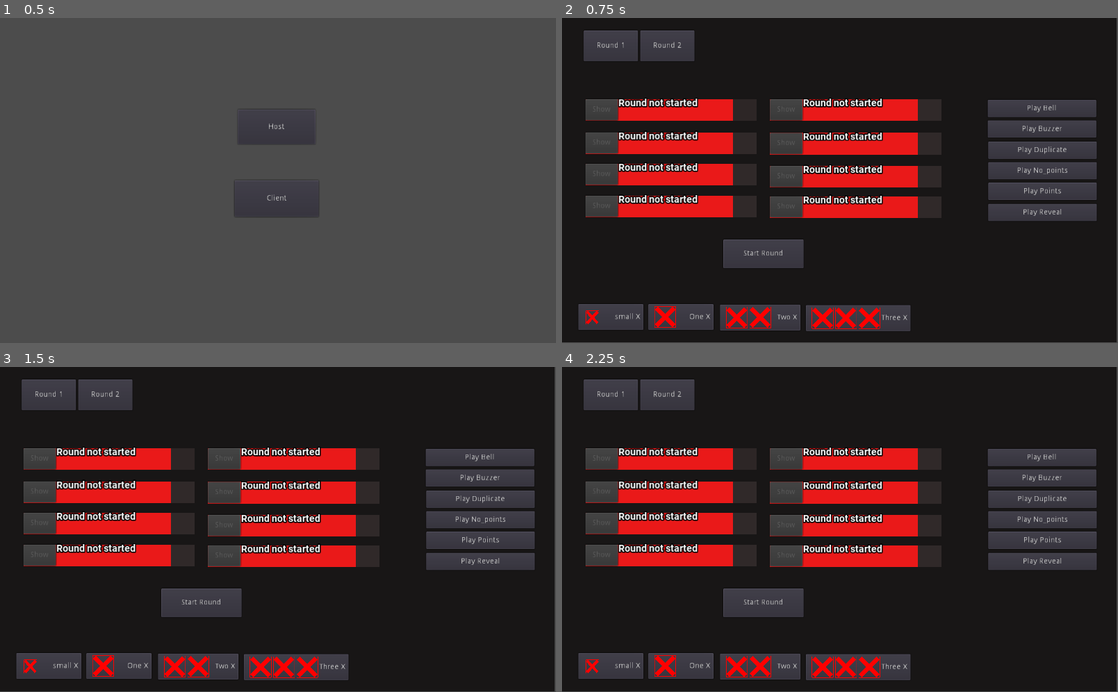
Above: before the commit, frames 1-4 (two rows, left to right).
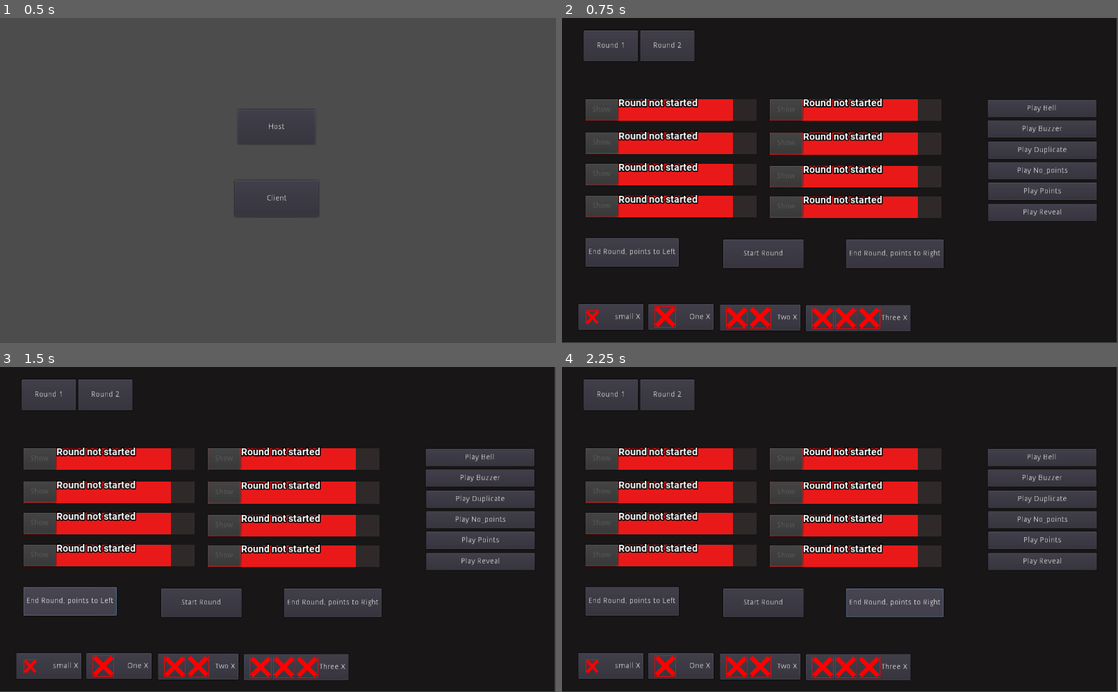
Above: after the commit, the same moments.

Repository: BlueM2ST/HalconFeud
Game: Godot game, scene res://Scenes/Main.tscn
The game is run twice, just before and just after one commit, with the same random seed, the same clock (stepped at 60 frames per second) and the same inputs.
Inputs (mouse positions are in pixels of both pictures, inside the frame that each line leads up to):
- Up to frame 1 (0.5 s): no input
- Up to frame 2 (0.75 s): click "Host" at 0.5 s
- Up to frame 3 (1.5 s): click (72, 601) at 1.25 s, where only the run after the commit has a clickable "End Round, points to Left"
- Up to frame 4 (2.25 s): click (895, 604) at 2 s, where only the run after the commit has a clickable "End Round, points to Right"

Frame 1 is identical in both runs. In frame 2, 3.0% of the frame differs, in the area x 4-69%, y 67-77%; in frame 3, 3.0%; in frame 4, 3.0%.

Commit message:
Added functionality to end round and add points

Diff:
--- a/Scenes/Main.tscn
+++ b/Scenes/Main.tscn
@@ -1179,6 +1179,20 @@
 texture = ExtResource( 11 )
 expand = true
 
+[node name="EndRoundLeft" type="Button" parent="Host"]
+margin_left = 43.0
+margin_top = 406.0
+margin_right = 215.0
+margin_bottom = 459.0
+text = "End Round, points to Left"
+
+[node name="EndRoundRight" type="Button" parent="Host"]
+margin_left = 523.0
+margin_top = 409.0
+margin_right = 703.0
+margin_bottom = 462.0
+text = "End Round, points to Right"
+
 [node name="Init" type="Control" parent="."]
 margin_right = 1029.0
 margin_bottom = 601.0
--- a/Scripts/client.gd
+++ b/Scripts/client.gd
@@ -1,10 +1,14 @@
 extends Control
+
+
+var roundEnded = false
 
 
 func clientShowScreen():
 	self.show()
 
 
+# play sound from file name
 remote func clientPlaySound(sound:String):
 	# create new AudioStreamPlayer2D
 	var audioPlayer = AudioStreamPlayer2D.new()
@@ -16,8 +20,10 @@
 	audioPlayer.queue_free()
 
 
-# this will display the round to the audience
+# this will display the round to the audience, but not show any answers
 remote func clientDisplayRound(answersArray:Array, roundName:String):
+	roundEnded = false
+	get_node("Board/RoundScore/ScoreText").bbcode_text = "[center]0[/center]"
 	var answerSlots = $Board/InnerBoard.get_children()
 	for index in range(len(answerSlots)):
 		var slot = answerSlots[index]
@@ -36,11 +42,13 @@
 	var answerSlots = $Board/InnerBoard.get_children()
 	answerSlots[id].get_node("Hide").hide()
 	answerSlots[id].get_node("Show").show()
+	# play sound
+	clientPlaySound("points")
 	# add score to round score
-	var currentScore = int(get_node("Board/RoundScore/ScoreText").bbcode_text)
-	currentScore += int(answerSlots[id].get_node("Show/ScoreBox/ScoreText").bbcode_text)
-	get_node("Board/RoundScore/ScoreText").bbcode_text = "[center]" + String(currentScore) + "[/center]"
-
+	if not roundEnded:
+		var currentScore = int(get_node("Board/RoundScore/ScoreText").bbcode_text)
+		currentScore += int(answerSlots[id].get_node("Show/ScoreBox/ScoreText").bbcode_text)
+		get_node("Board/RoundScore/ScoreText").bbcode_text = "[center]" + String(currentScore) + "[/center]"
 
 
 # hide the answer based on id
@@ -49,14 +57,31 @@
 	answerSlots[id].get_node("Hide").show()
 	answerSlots[id].get_node("Show").hide()
 	# subtract score from round score
-	var currentScore = int(get_node("Board/RoundScore/ScoreText").bbcode_text)
-	currentScore -= int(answerSlots[id].get_node("Show/ScoreBox/ScoreText").bbcode_text)
-	get_node("Board/RoundScore/ScoreText").bbcode_text = "[center]" + String(currentScore) + "[/center]"
+	if not roundEnded:
+		var currentScore = int(get_node("Board/RoundScore/ScoreText").bbcode_text)
+		currentScore -= int(answerSlots[id].get_node("Show/ScoreBox/ScoreText").bbcode_text)
+		get_node("Board/RoundScore/ScoreText").bbcode_text = "[center]" + String(currentScore) + "[/center]"
 
 
+# show x button by index name, play buzzer sound
 remote func clientShowXButton(index:String):
 	var time = 2
 	get_node("XDisplay/" + index).show()
 	clientPlaySound("buzzer")
 	yield(get_tree().create_timer(time), "timeout")
 	get_node("XDisplay/" + index).hide()
+
+
+
+remote func clientEndRound(side:String):
+	roundEnded = true
+	var roundScore = int(get_node("Board/RoundScore/ScoreText").bbcode_text)
+	get_node("Board/RoundScore/ScoreText").bbcode_text = "[center]Halcon[/center]"
+	if side == "right":
+		var currentScore = int(get_node("Board/ScoreRight/ScoreText").bbcode_text)
+		currentScore += roundScore
+		get_node("Board/ScoreRight/ScoreText").bbcode_text = "[center]" + String(currentScore) + "[/center]"
+	else:
+		var currentScore = int(get_node("Board/ScoreLeft/ScoreText").bbcode_text)
+		currentScore += roundScore
+		get_node("Board/ScoreLeft/ScoreText").bbcode_text = "[center]" + String(currentScore) + "[/center]"
--- a/Scripts/host.gd
+++ b/Scripts/host.gd
@@ -22,6 +22,8 @@
 		xButton.connect("pressed", self, "x_button_pressed", [xButton])
 	# connect button to start the round
 	$StartRoundButton.connect("pressed", self, "start_round_button_pressed")
+	$EndRoundLeft.connect("pressed", self, "end_round_button_pressed", [$EndRoundLeft])
+	$EndRoundRight.connect("pressed", self, "end_round_button_pressed", [$EndRoundRight])
 
 
 func hostShowScreen():
@@ -29,6 +31,15 @@
 	hostLoadAnswerDataFromFile()
 	hostDisplayRoundTabs()
 	hostResetRound()
+
+
+func end_round_button_pressed(button:Button):
+	if "Right" in button.name:
+		print("right")
+		client.rpc("clientEndRound", "right")
+	else:
+		print("left")
+		client.rpc("clientEndRound", "left")
 
 
 func x_button_pressed(button:Button):
